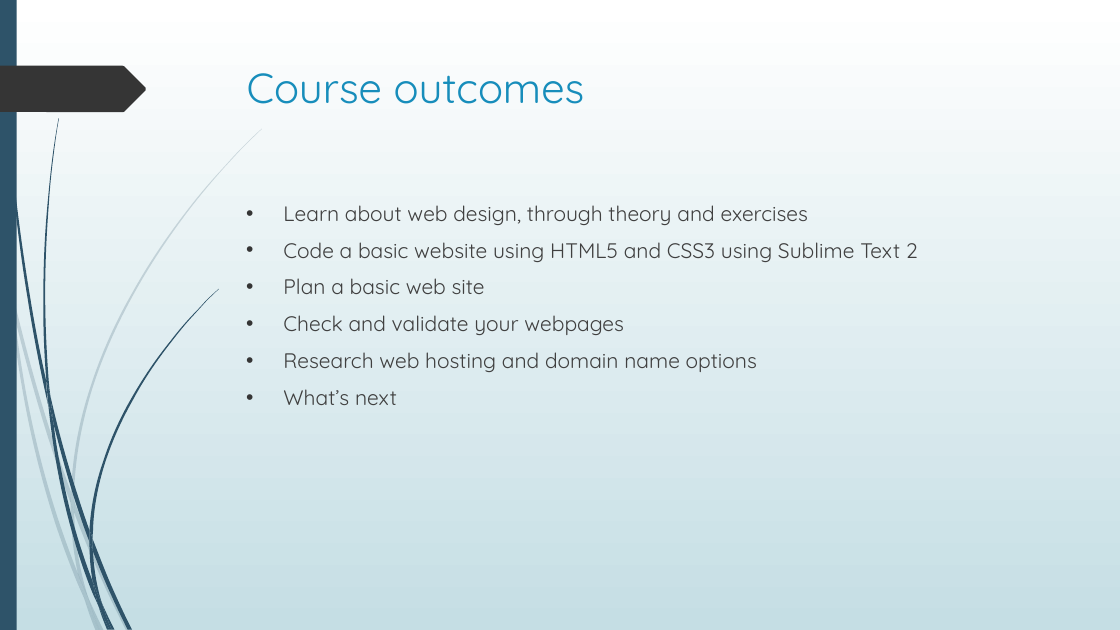
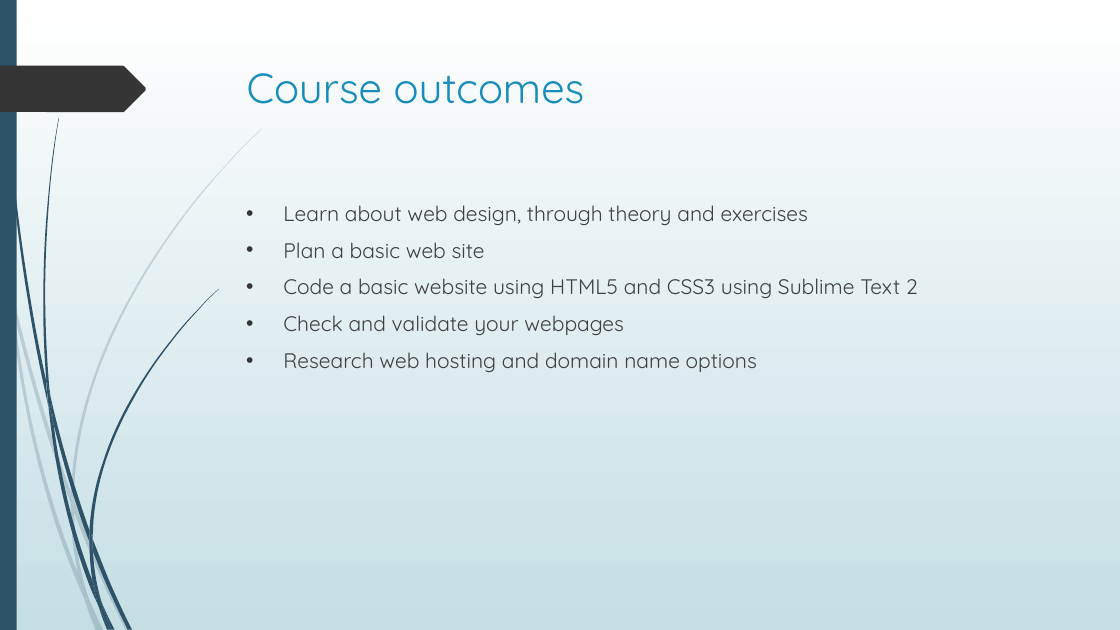
Before and after one commit to brunoitconsultant/academy-HTML5, a slide deck: slide 2 of (private) Tutor/Web Design - the Course.pptx. Drawn at 1120x630 pixels with LibreOffice and Linux fonts; fonts in the diff are those of the drawing. Boxes give left, top, right and bottom in pixels: in the first picture for what was removed or moved away, otherwise in the second. Text is boxed around its words. In the diff, an @@ line names an element or a change of style, - is before the commit and + after.

```diff
--- a/(private) Tutor/Web Design - the Course.pptx
+++ b/(private) Tutor/Web Design - the Course.pptx
@@ text at (283, 242, 485, 258): paragraph added @@
+• Plan a basic web site
@@ text at (283, 278, 485, 294): paragraph removed @@
-• Plan a basic web site
@@ text at (283, 389, 397, 405): paragraph removed @@
-• What’s next
```
Also in this commit, not shown: 7 other slides changed, 4 other files.
